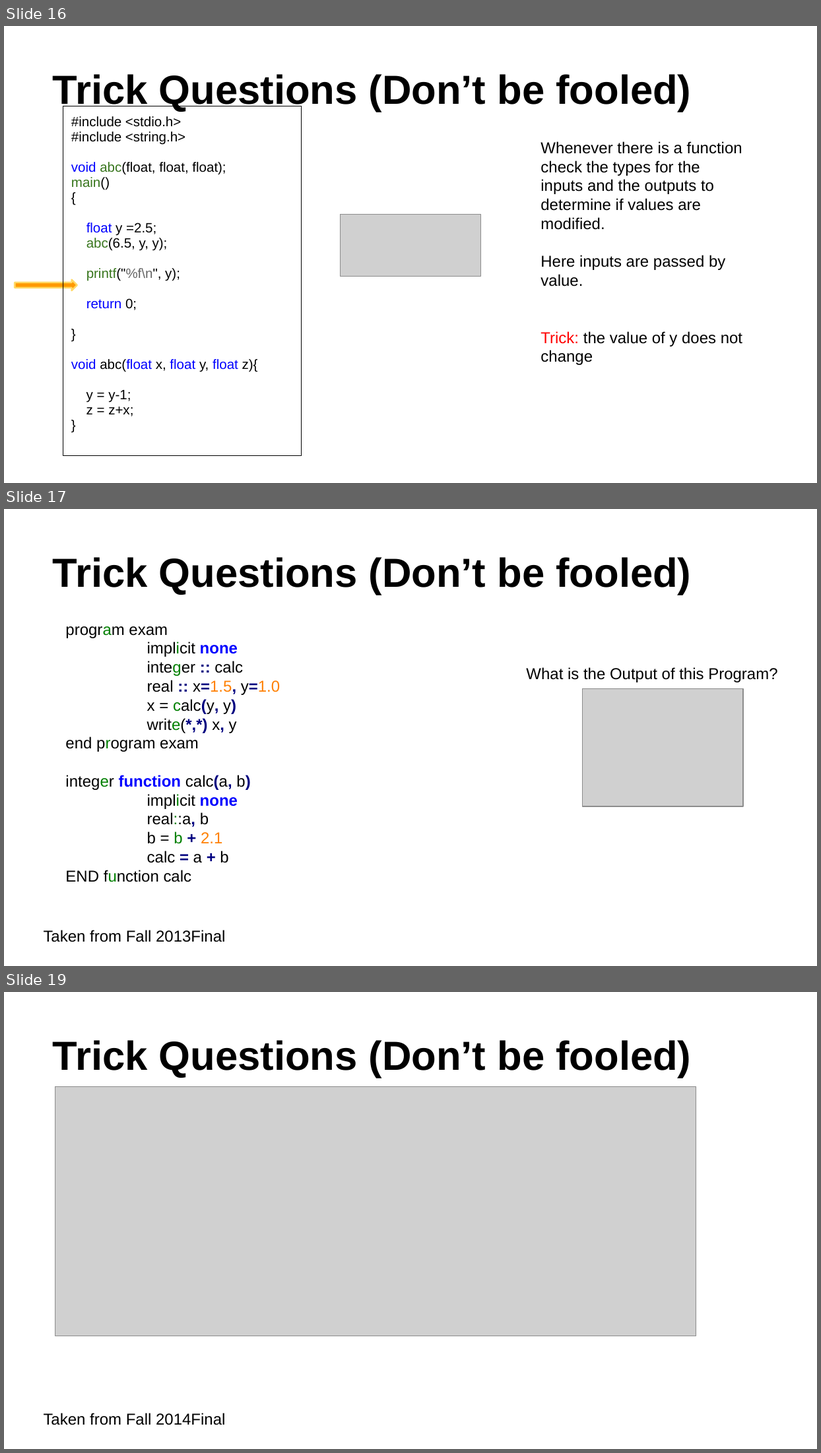
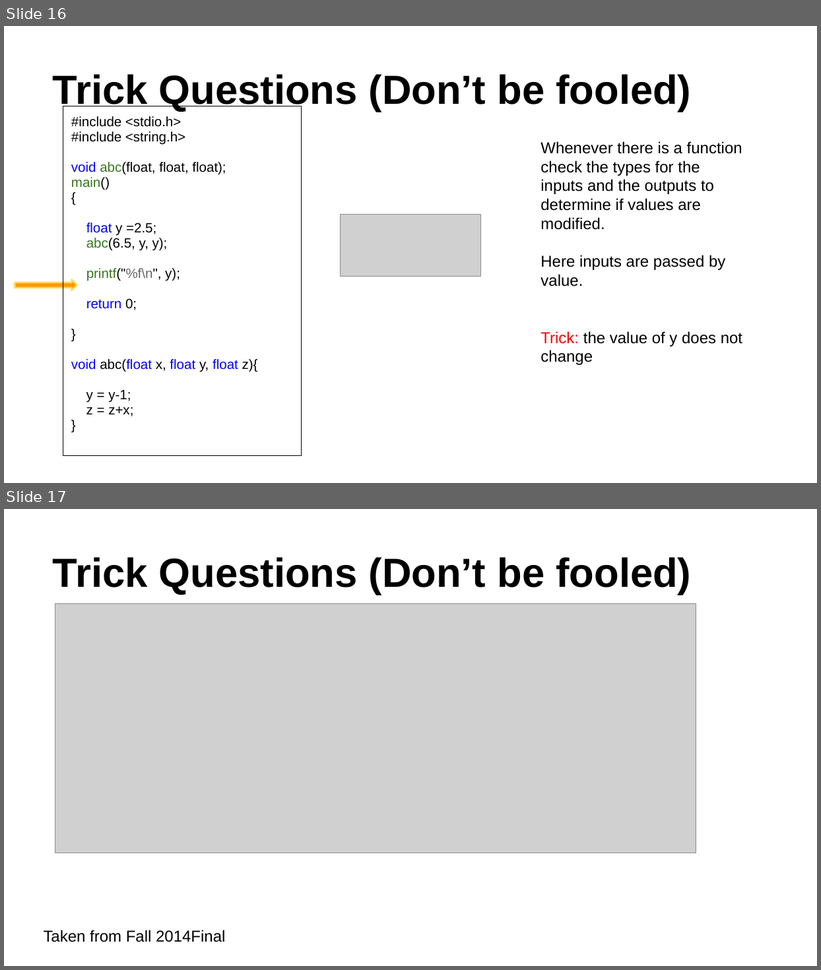
Before and after one commit to shabbir-hussain/Tutorials, a slide deck: Comp208/finalReview/SOLUTIONS Comp208 final review slides F14 .pptx. Shown one above the other, each under a label of ours: slides 16, 17 and 19 before the commit, slides 16 and 17 after it; the slides between them are not shown. The pictures are 821x1453 and 821x970 pixels, drawn with LibreOffice and Linux fonts; fonts in the diff are those of the drawing; grey boxes stand for pictures. Boxes give left, top, right and bottom in pixels: in the first picture for what was removed or moved away, otherwise in the second. Text is boxed around its words. In the diff, an @@ line names an element or a change of style, - is before the commit and + after.

```diff
--- a/Comp208/finalReview/SOLUTIONS Comp208 final review slides F14 .pptx
+++ b/Comp208/finalReview/SOLUTIONS Comp208 final review slides F14 .pptx
@@ slide 17 removed at <box>4,509,817,966</box>, background #FFFFFF @@
@@ title removed at <box>53,557,691,595</box> @@
-Trick Questions (Don’t be fooled)
@@ text removed at <box>65,626,280,883</box> @@
-program exam
-implicit none
-integer :: calc
-real :: x=1.5, y=1.0
-x = calc(y, y)
-write(*,*) x, y
-end program exam
-integer function calc(a, b)
-implicit none
-real::a, b
-b = b + 2.1
-calc = a + b
-END function calc
@@ text removed at <box>526,667,778,683</box> @@
-What is the Output of this Program?
@@ picture removed at <box>582,689,743,807</box> @@
@@ text removed at <box>44,930,225,943</box> @@
-Taken from Fall 2013Final
@@ what was slide 19 is now slide 17 @@
```
Also in this commit, not shown: 1 slide changed, 2 slides added, 1 other slide removed, 1 other file.
